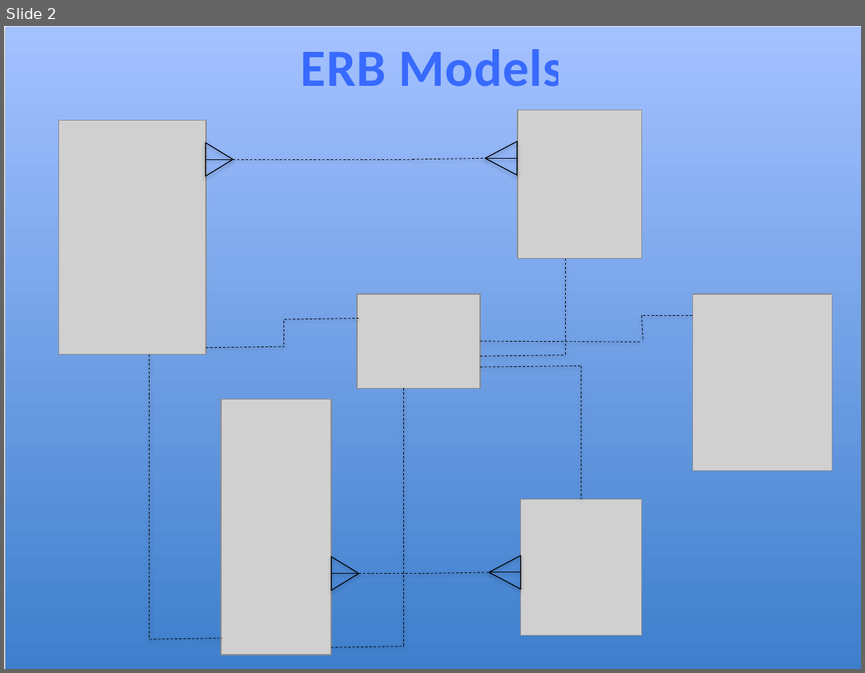
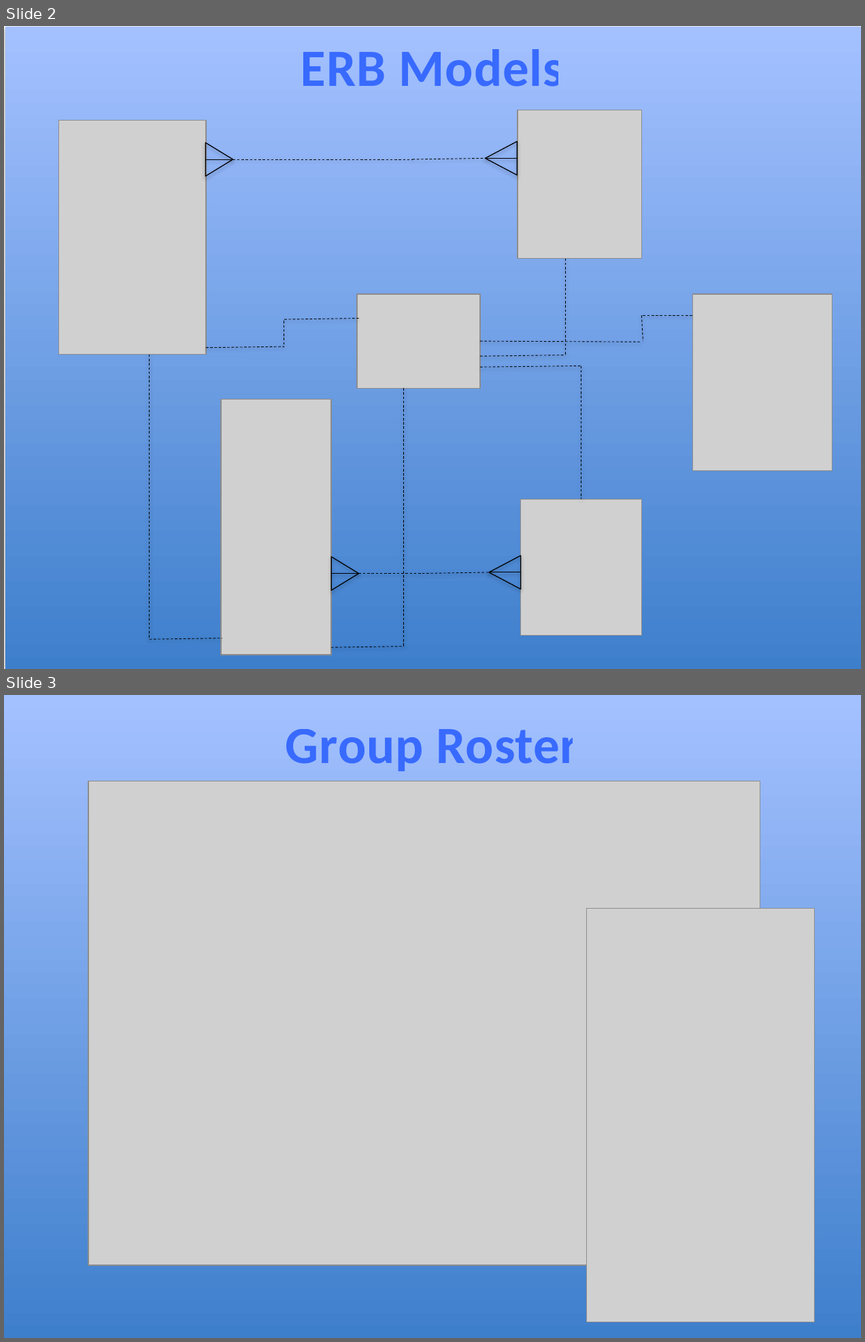
Before and after one commit to hobbske/tennis_app, a slide deck: docs/powerpt_mockup.pptx. Shown one above the other, each under a label of ours: slide 2 before the commit, slides 2 and 3 after it. The pictures are 865x673 and 865x1342 pixels, drawn with LibreOffice and Linux fonts; fonts in the diff are those of the drawing; grey boxes stand for pictures. Boxes give left, top, right and bottom in pixels: in the first picture for what was removed or moved away, otherwise in the second. Text is boxed around its words. In the diff, an @@ line names an element or a change of style, - is before the commit and + after.

Commit message:
Added Group table to tennis_app database

```diff
--- a/docs/powerpt_mockup.pptx
+++ b/docs/powerpt_mockup.pptx
@@ slide 3 added at <box>4,695,861,1338</box>, background #FFFFFF @@
@@ rectangle added at <box>4,695,861,1338</box>, fill gradient #3F80CE to #A4C4FF @@
@@ text added at <box>286,729,579,771</box>, 44 pt, text #3366FF at 95% opacity, bold @@
+Group Roster
@@ picture added at <box>88,781,759,1266</box> @@
@@ rectangle added at <box>93,815,756,1244</box>, fill #FFFFFF @@
@@ picture added at <box>587,909,815,1321</box> @@
@@ rectangle added at <box>611,962,786,1287</box>, fill #FFFFFF @@
```
Also in this commit, not shown: 3 slides changed, 1 slide removed, 21 other files.
